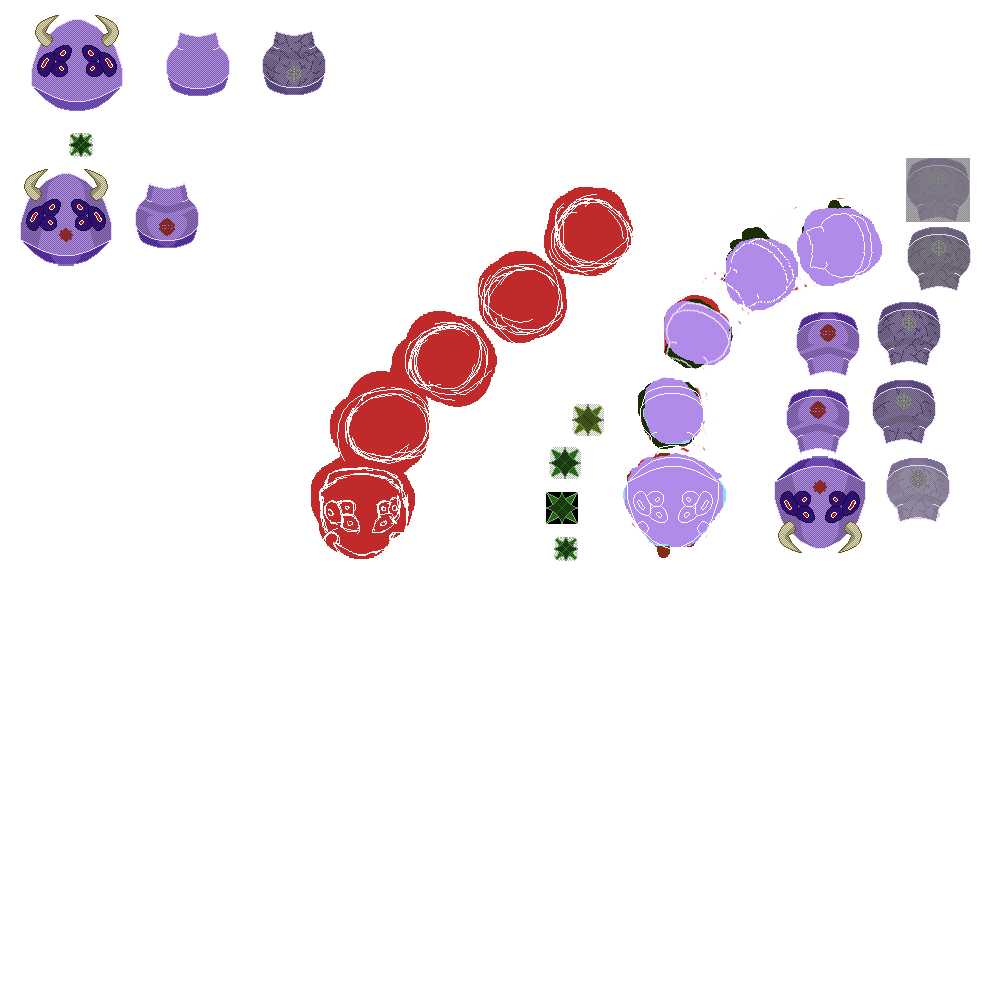
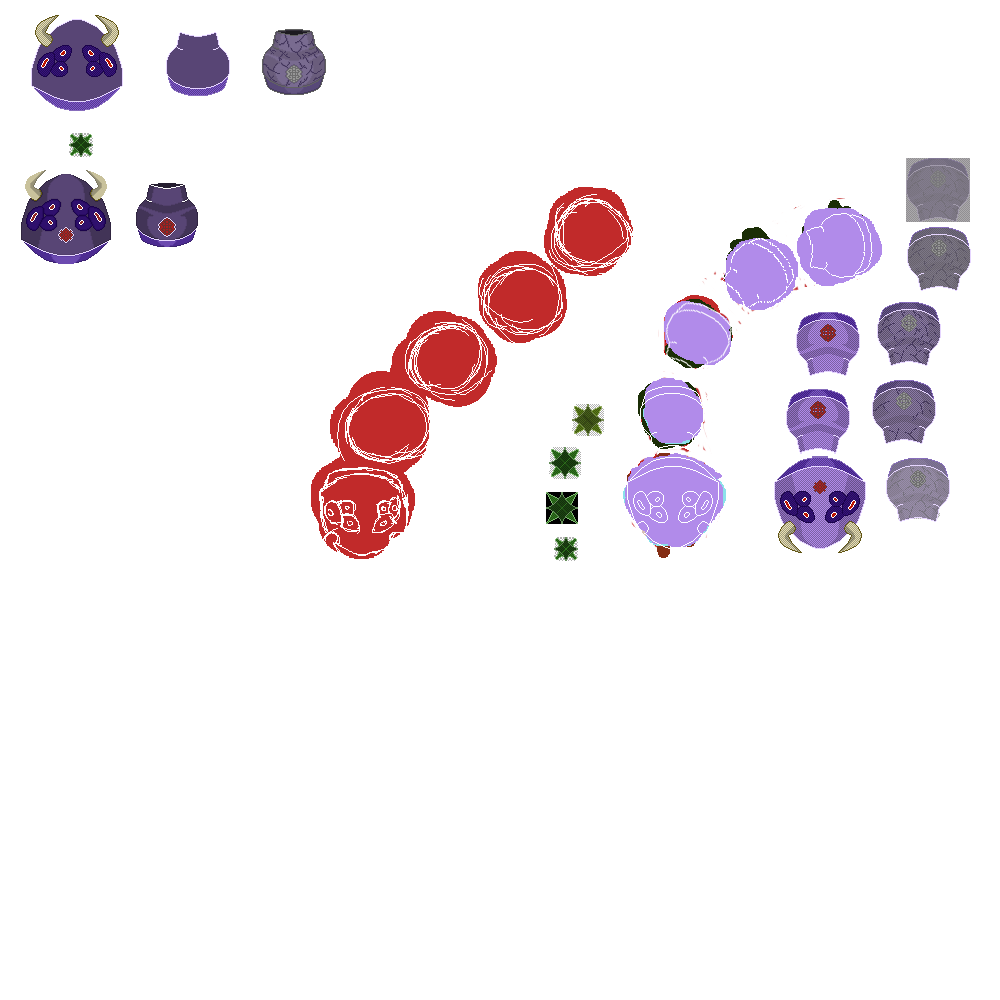
Revision of a layered 1000 x 1000 image; what changed, layer by layer:
renamed "Layer 25" to "Layer 26", painted on it over [20, 20, 326, 266]
